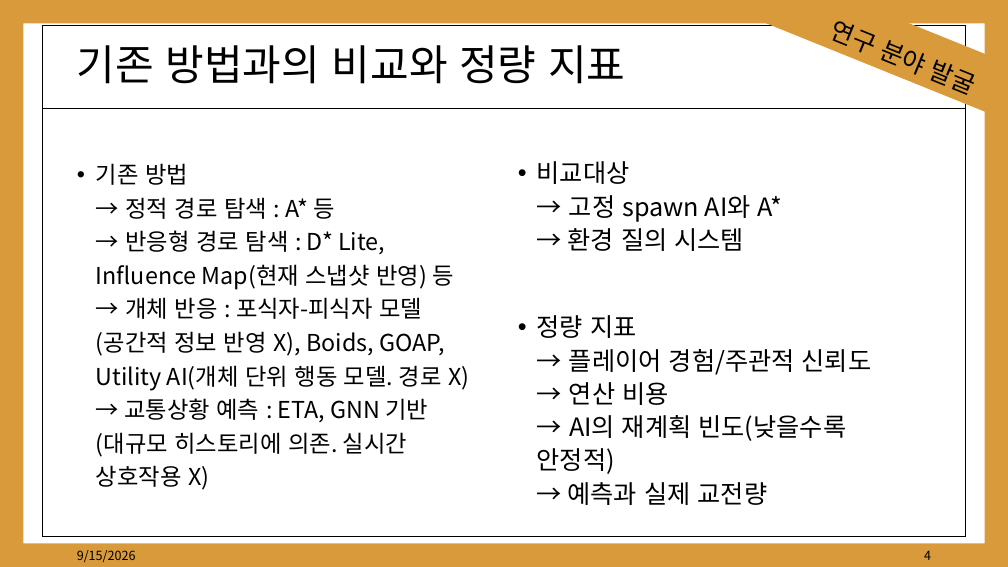
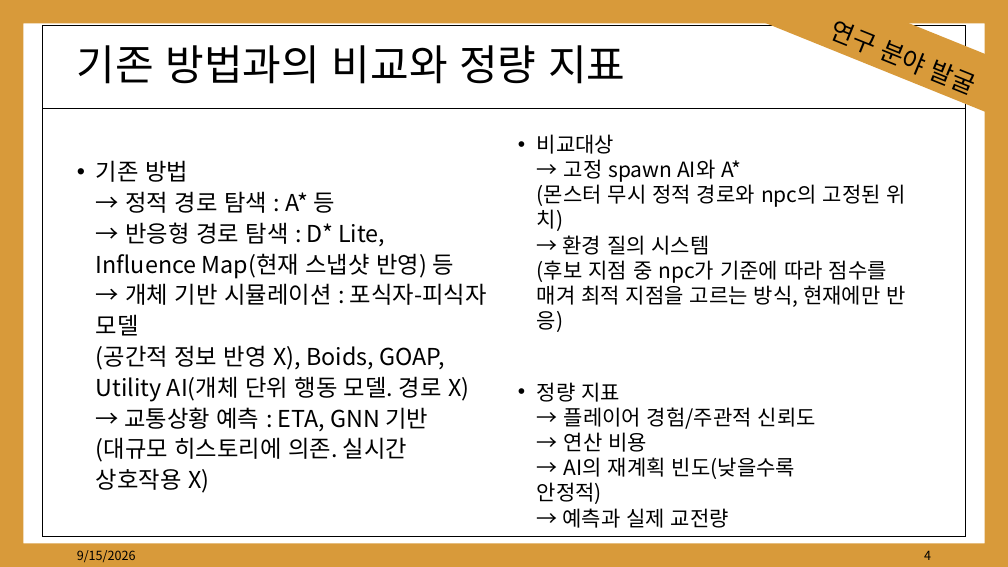
Before and after one commit to kwakyerin/2026_Graduation_Project, a slide deck: slide 4 of documents/HyunahKwon/design/studysubject/연구분야기획서.pptx. Drawn at 1008x567 pixels with LibreOffice and Linux fonts; fonts in the diff are those of the drawing. Boxes give left, top, right and bottom in pixels: in the first picture for what was removed or moved away, otherwise in the second. Text is boxed around its words. In the diff, an @@ line names an element or a change of style, - is before the commit and + after.

```diff
--- a/documents/HyunahKwon/design/studysubject/연구분야기획서.pptx
+++ b/documents/HyunahKwon/design/studysubject/연구분야기획서.pptx
@@ text "비교대상 → 고정 spawn AI와 ..." at box(537, 134, 906, 528): vertical alignment top to middle @@
@@ text at box(537, 134, 906, 332): text changed; size 24 to 20 pt @@
-• 비교대상
-  → 고정 spawn AI와 A*
-  → 환경 질의 시스템
+• 비교대상
+  → 고정 spawn AI와 A*
+  (몬스터 무시 정적 경로와 npc의 고정된 위치)
+  → 환경 질의 시스템
+  (후보 지점 중 npc가 기준에 따라 점수를 매겨 최적 지점을 고르는 방식, 현재에만 반응)
@@ text at box(96, 160, 487, 493): text changed @@
-• 기존 방법
-  → 정적 경로 탐색 : A* 등
-  → 반응형 경로 탐색 : D* Lite, Influence Map(현재 스냅샷 반영) 등
-  → 개체 반응 : 포식자-피식자 모델
-  (공간적 정보 반영 X), Boids, GOAP, Utility AI(개체 단위 행동 모델. 경로 X)
-  → 교통상황 예측 : ETA, GNN 기반
-  (대규모 히스토리에 의존. 실시간 상호작용 X)
+• 기존 방법
+  → 정적 경로 탐색 : A* 등
+  → 반응형 경로 탐색 : D* Lite, Influence Map(현재 스냅샷 반영) 등
+  → 개체 기반 시뮬레이션 : 포식자-피식자 모델
+  (공간적 정보 반영 X), Boids, GOAP, Utility AI(개체 단위 행동 모델. 경로 X)
+  → 교통상황 예측 : ETA, GNN 기반
+  (대규모 히스토리에 의존. 실시간 상호작용 X)
@@ text at box(537, 382, 816, 528): size 24 to 20 pt in "정량 지표 → 플레이어 경험/주관적 신뢰도 → ..."; line spacing 1.1 to 1 @@
```
Also in this commit, not shown: 2 other slides changed.
